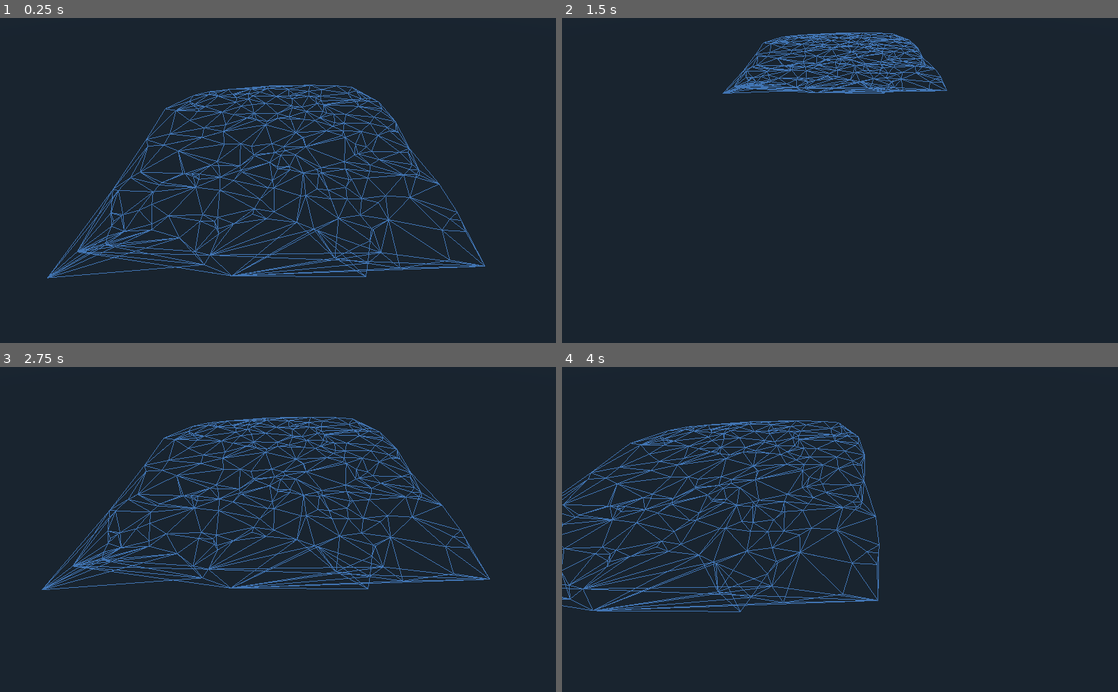
Above: before the commit, frames 1-4 (two rows, left to right).
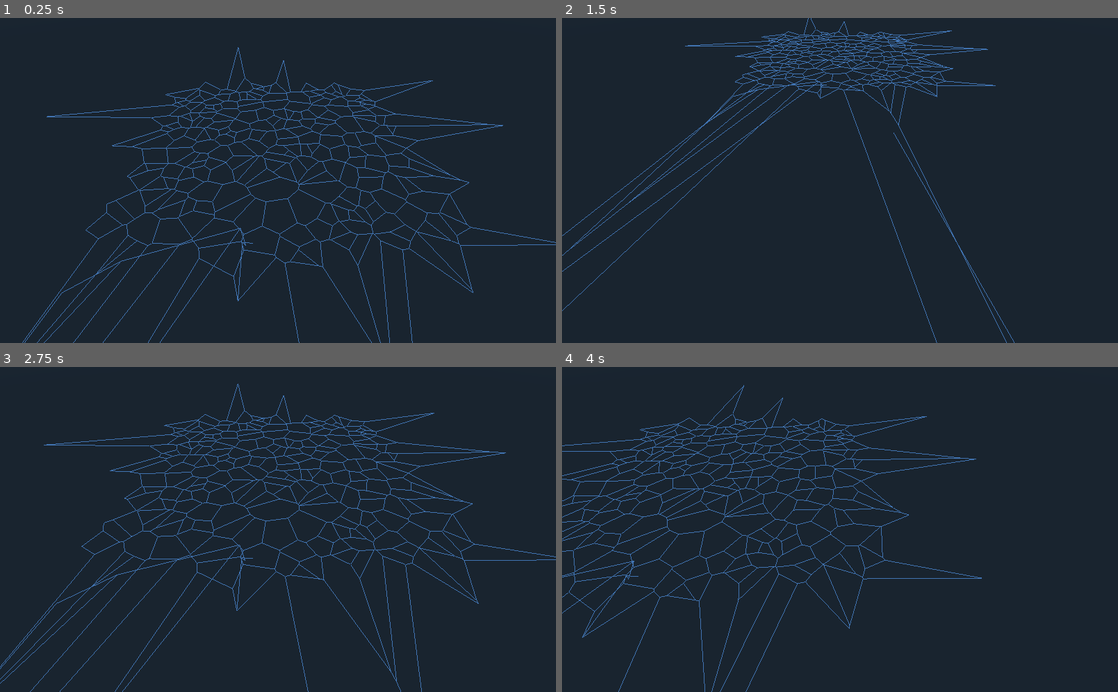
Above: after the commit, the same moments.

Repository: MichaelReel/Voronoi
Game: Godot game, scene res://Root.tscn
Same seed, same stepped clock (60 frames per second), same inputs: the game is played once before the commit and once after it.
Inputs:
- Up to frame 1 (0.25 s): no input
- Up to frame 2 (1.5 s): tap Enter at 0.5 s; hold Keypad 5 (camera_backward) 0.53-1.28 s; tap Keypad 1 (camera_down) at 1.35 s
- Up to frame 3 (2.75 s): tap Space at 2 s; hold Keypad 8 (camera_forward) from 2.03 s (still down)
- Up to frame 4 (4 s): release Keypad 8 (camera_forward) at 2.78 s; tap Keypad 4 (camera_left) at 2.85 s; tap Enter at 3.5 s; hold Keypad 6 (camera_right) from 3.53 s (still down)

The runs differ from the first frame. In frame 1, 8.1% of the frame differs, in the area x 4-100%, y 8-100%; in frame 2, 3.8%; in frame 3, 8.1%; in frame 4, 7.3%.

Commit message:
Added a basic voronoi diagram.

Diff:
--- a/Delaunay.gd
+++ b/Delaunay.gd
@@ -9,18 +9,11 @@
 	# append points to the array points[]
 	# call do_delaunay()
 
-export var demo_mode = true
-export var horizontal = true # XZ or XY
 export var wireframe = true
 export var smooth_shading = false
-export var random_h = true
-export var add_points = true
 
 # I don't know the real epsilon in Godot, but this works
 var float_Epsilon = 0.000001
-
-# timer for adding points
-var t = -1.0
 
 # A Vector3-array for delaunay triangulator
 var points = []
@@ -42,10 +35,6 @@
 
 func _on_SmoothShading_CheckBox_toggled( pressed ):
 	smooth_shading = pressed
-
-func _on_RandomHeight_CheckBox_toggled( pressed ):
-	random_h = pressed
-	points.clear()
 
 func update_counters():
 	var s = "Verts: " + str(verts.size())
@@ -53,41 +42,6 @@
 	s += "\n\nFPS: " + str(Engine.get_frames_per_second())
 	s += "\nmsec: " + str(generation_time)
 	status_text = s
-	# get_node("/root/Main/Counters").set_text(s)
-
-func _ready():
-	if demo_mode:
-		set_process(true)
-
-func _process(delta):
-
-	# Keep adding more points and triangulate the result
-	t+=delta
-	if t >= 0.2: # 5 points / second
-		t=0
-
-		if not add_points:
-			return
-
-		# randomize height-values just for fun
-		var r = 0.0
-		if random_h:
-			r = randf()*10
-
-		# add points for triangulation
-		if horizontal:
-			points.append(Vector3(50-randf()*100, r, 50-randf()*100))
-		else:
-			points.append(Vector3(50-randf()*100, 50-randf()*100, r))
-
-		# triangulate if there is enough points
-		if points.size() >= 3:
-			do_delaunay()
-
-		# Clear points if there is too much lag
-		if Engine.get_frames_per_second() <= 30:
-			points.clear()
-			t = -2.0
 
 func do_delaunay():
 	generation_time = OS.get_ticks_msec()
@@ -103,6 +57,7 @@
 
 	generation_time = OS.get_ticks_msec() - generation_time
 	update_counters()
+	print(status_text)
 
 func Triangulate():
 
@@ -119,12 +74,15 @@
 
 	# Create triangle indices
 	tris = TriangulatePolygon(verts)
+	for tri in tris:
+		create_circumcenter(tri)
+		create_connected(tri)
+
 
 func CreateSurface():
 
 	# Clear previous data from SurfaceTool
 	surfTool.clear()
-	var color = Color(1.0, 1.0, 1.0, 1.0)
 
 	# Select primitive mode
 	if wireframe:
@@ -139,12 +97,7 @@
 	# Add vertices and UV to SurfaceTool
 	var i = 0
 	while i < verts.size():
-		if wireframe:
-			surfTool.add_color(color)
-		elif horizontal:
-			surfTool.add_uv(Vector2(verts[i].x/100+0.5,verts[i].z/100+0.5))
-		else:
-			surfTool.add_uv(Vector2(verts[i].x/100+0.5,-verts[i].y/100+0.5))
+		surfTool.add_uv(Vector2(verts[i].x/100+0.5,verts[i].z/100+0.5))
 		surfTool.add_vertex(verts[i])
 		i += 1
 
@@ -191,10 +144,14 @@
 	var p1
 	var p2
 	var p3
+	var circumcenter
+	var connected
+
 	func _init(var point1, var point2, var point3):
 		p1 = point1
 		p2 = point2
 		p3 = point3
+
 class Edge:
 	var p1
 	var p2
@@ -207,6 +164,8 @@
 
 func TriangulatePolygon(XZofVertices):
 	var VertexCount = XZofVertices.size()
+
+	# Find minimum and maximum x and y values
 	var xmin = XZofVertices[0].x
 	var ymin = XZofVertices[0].y
 	var xmax = xmin
@@ -221,33 +180,36 @@
 		ymax = max(ymax, v.y)
 		i += 1
 
+	# Find the x and y ranges and mids
 	var dx = xmax - xmin
 	var dy = ymax - ymin
 	var dmax = max(dx,dy)
 	var xmid = (xmax + xmin) * 0.5
 	var ymid = (ymax + ymin) * 0.5
 
+	# Copy the input vertices into the expandedXZ array
 	var ExpandedXZ = Array()
 	i = 0
 	while i < XZofVertices.size():
 		var v = XZofVertices[i]
-		if horizontal:
-			ExpandedXZ.append(Vector3(v.x, -v.z, v.y))
-		else:
-			ExpandedXZ.append(Vector3(v.x, v.y, v.z))
+		ExpandedXZ.append(Vector3(v.x, -v.z, v.y))
 		i += 1
 
+	# Add 3 somewhat weird vertices (enclosing tri)
 	ExpandedXZ.append(Vector2((xmid - 2 * dmax), (ymid - dmax)))
 	ExpandedXZ.append(Vector2(xmid, (ymid + 2 * dmax)))
 	ExpandedXZ.append(Vector2((xmid + 2 * dmax), (ymid - dmax)))
 
 	var TriangleList = Array()
+	# Add an weird triangle made from the 3 weird vertices above
 	TriangleList.append(Triangle.new(VertexCount, VertexCount + 1, VertexCount + 2))
 	var ii1 = 0
 	while ii1 < VertexCount:
+		# For each of the original XZofVertices vertices
 		var Edges = Array()
 		var ii2 = 0
 		while ii2 < TriangleList.size():
+			#
 			if TriangulatePolygonSubFunc_InCircle(ExpandedXZ[ii1], ExpandedXZ[TriangleList[ii2].p1], ExpandedXZ[TriangleList[ii2].p2], ExpandedXZ[TriangleList[ii2].p3]):
 				Edges.append(Edge.new(TriangleList[ii2].p1, TriangleList[ii2].p2))
 				Edges.append(Edge.new(TriangleList[ii2].p2, TriangleList[ii2].p3))
@@ -322,3 +284,36 @@
 	dy = p.y - yc
 	var drsqr = dx * dx + dy * dy
 	return (drsqr <= rsqr)
+
+# Some extra calculations
+
+func create_circumcenter(tri):
+	var d21 = verts[tri.p2] - verts[tri.p1]
+	var d32 = verts[tri.p3] - verts[tri.p2]
+	var d13 = verts[tri.p1] - verts[tri.p3]
+	var det = d32.x * d21.z - d21.x * d32.z
+	assert (abs(det) >= float_Epsilon) # Triangle points should not be colinear.
+	det *= 2
+	var sqr1 = verts[tri.p1].x * verts[tri.p1].x + verts[tri.p1].z * verts[tri.p1].z
+	var sqr2 = verts[tri.p2].x * verts[tri.p2].x + verts[tri.p2].z * verts[tri.p2].z
+	var sqr3 = verts[tri.p3].x * verts[tri.p3].x + verts[tri.p3].z * verts[tri.p3].z
+	var cx =  (sqr1 * d32.z + sqr2 * d13.z + sqr3 * d21.z) / det
+	var cy = 0
+	var cz = -(sqr1 * d32.x + sqr2 * d13.x + sqr3 * d21.x) / det
+	tri.circumcenter = Vector3(cx, cy, cz)
+
+func create_connected(tri):
+	# basically find any other triangles that share 2 vertices
+	var this = [tri.p1, tri.p2, tri.p3]
+	var connected_tris = []
+	var i = 0
+	while connected_tris.size() < 3 and i < tris.size():
+		var score = 0
+		var other = [tris[i].p1, tris[i].p2, tris[i].p3]
+		for t in this:
+			for o in other:
+				score += 1 if t == o else 0
+		if score == 2:
+			connected_tris.append(i)
+		i+=1
+	tri.connected = connected_tris
--- a/Generator.gd
+++ b/Generator.gd
@@ -1,38 +1,26 @@
 extends Spatial
 
-# # looking at porting the (rather slow) voronoi/delaunay algorithm from:
-# # https://bitbucket.org/mykilr/toodeetanks/src/master/proj/TooDeeTanks-core/src/com/chaoslemmings/mykilr/tdtank/common/utils/DelaunayDiagram.java
-# #
 # # Later, should look at fortunes algorithm
 
 export (int) var vertex_count = 256
-
-# class Edge:
-# 	var vertices = []       # array of Vector3
-# 	var triangles = []      # array of Polygon
-
-# class Polygon:
-	# var vertices = []       # array of Vector3
-# 	var edges = []          # array of Edge
-# 	var circumcenter        # Vector3
+export (int) var seedy = 0
 
 var delaunay_vertices = []  # Vector3
-# var delaunay_edges = []     # Edge
-# var delaunay_triangles = [] # Polygon
-
-# var voronoi_vertices = []   # Vector3
-# var voronoi_edges = []      # Edge
-# var voronoi_polygons = []   # Polygon
 
 func _ready():
-# 	# Called every time the node is added to the scene.
-# 	# Initialization here
+
+	# Called every time the node is added to the scene.
+	# Initialization here
+	seed(seedy)
 	create_vertices()
+
+# 	improve_vertices()
+
 	$Delaunay.points = delaunay_vertices
 	$Delaunay.do_delaunay()
 
-# 	improve_vertices()
-# 	calculate_corners()
+	$Voronoi.delaunay_tris = $Delaunay.tris
+	$Voronoi.do_voronoi()
 
 func create_vertices():
 	for i in range(vertex_count):
@@ -40,9 +28,3 @@
 
 # func improve_vertices():
 # 	pass
-
-# func calculate_corners():
-# 	pass
-
-# func triangulate():
-# 	pass
--- a/Root.tscn
+++ b/Root.tscn
@@ -1,8 +1,9 @@
-[gd_scene load_steps=6 format=2]
+[gd_scene load_steps=7 format=2]
 
 [ext_resource path="res://Generator.gd" type="Script" id=1]
 [ext_resource path="res://Delaunay.gd" type="Script" id=2]
-[ext_resource path="res://CameraControl.gd" type="Script" id=3]
+[ext_resource path="res://Voronoi.gd" type="Script" id=3]
+[ext_resource path="res://CameraControl.gd" type="Script" id=4]
 
 [sub_resource type="Shader" id=1]
 
@@ -23,9 +24,11 @@
 
 script = ExtResource( 1 )
 vertex_count = 256
+seedy = 0
 
 [node name="Delaunay" type="MeshInstance" parent="Generator" index="0"]
 
+visible = false
 layers = 1
 material_override = SubResource( 2 )
 cast_shadow = 1
@@ -39,17 +42,31 @@
 skeleton = NodePath("..")
 script = ExtResource( 2 )
 _sections_unfolded = [ "Geometry" ]
-demo_mode = false
-horizontal = true
 wireframe = true
 smooth_shading = false
-random_h = true
-add_points = false
+
+[node name="Voronoi" type="MeshInstance" parent="Generator" index="1"]
+
+layers = 1
+material_override = SubResource( 2 )
+cast_shadow = 1
+extra_cull_margin = 0.0
+use_in_baked_light = false
+lod_min_distance = 0.0
+lod_min_hysteresis = 0.0
+lod_max_distance = 0.0
+lod_max_hysteresis = 0.0
+mesh = null
+skeleton = NodePath("..")
+script = ExtResource( 3 )
+_sections_unfolded = [ "Geometry" ]
+wireframe = true
+smooth_shading = false
 
 [node name="CameraMount" type="Spatial" parent="." index="1"]
 
 transform = Transform( 1, 0, 0, 0, 1, 0, 0, 0, 1, 0.5, 0.5, 1.2 )
-script = ExtResource( 3 )
+script = ExtResource( 4 )
 _sections_unfolded = [ "Transform" ]
 speed = 1.0
 
--- /dev/null
+++ b/Voronoi.gd
@@ -0,0 +1,112 @@
+extends MeshInstance
+
+export var wireframe = true
+export var smooth_shading = false
+
+# A Vector3-array for delaunay triangulator
+var delaunay_tris = []
+
+# Stuff for generating mesh
+var surfTool = SurfaceTool.new()
+var verts = []
+var edges = []
+
+# How long does vonoroi take
+var generation_time = 0.0
+
+# Status text
+var status_text = ""
+
+# Controls
+func _on_Wireframe_CheckBox_toggled( pressed ):
+	wireframe = pressed
+
+func _on_SmoothShading_CheckBox_toggled( pressed ):
+	smooth_shading = pressed
+
+func update_counters():
+	var s = "Verts: " + str(verts.size())
+	s += "\nEdges: " + str(edges.size())
+	s += "\n\nFPS: " + str(Engine.get_frames_per_second())
+	s += "\nmsec: " + str(generation_time)
+	status_text = s
+
+func do_voronoi():
+	generation_time = OS.get_ticks_msec()
+
+	# Do the Voronoi calculations
+	create_voronoi_graph()
+
+	# Use SurfaceTool to create a surface
+	CreateSurface()
+
+	# Create a mesh from the SurfaceTool
+	self.set_mesh(CreateMesh())
+
+	generation_time = OS.get_ticks_msec() - generation_time
+	update_counters()
+	print(status_text)
+
+func CreateSurface():
+
+	# Clear previous data from SurfaceTool
+	surfTool.clear()
+
+	# Wireframe mode only unless we split voronoi polygons
+	surfTool.begin(Mesh.PRIMITIVE_LINES)
+
+	# Smooth or flat shading
+	if smooth_shading:
+		surfTool.add_smooth_group(true)
+
+	# Add vertices and UV to SurfaceTool
+	var i = 0
+	while i < verts.size():
+		surfTool.add_uv(Vector2(verts[i].x/100+0.5,verts[i].z/100+0.5))
+		surfTool.add_vertex(verts[i])
+		i += 1
+
+	# Add indices to SurfaceTool
+	i = 0
+	while i < edges.size():
+		surfTool.add_index(edges[i].p1)
+		surfTool.add_index(edges[i].p2)
+		i += 1
+	return surfTool
+
+func CreateMesh():
+
+	# Create a new mesh
+	var mesh = Mesh.new()
+
+	# Create mesh with SurfaceTool
+	surfTool.index()
+	surfTool.commit(mesh)
+
+	return mesh
+
+class Edge:
+	var p1
+	var p2
+	func _init(var point1, var point2):
+		p1 = point1
+		p2 = point2
+	func Equals(var other):
+		return ((p1 == other.p2) && (p2 == other.p1)) || ((p1 == other.p1) && (p2 == other.p2))
+
+func create_voronoi_graph():
+
+	# The circumcentres of the delaunay triangles make up the vertices
+	# The edges are between circumcenters of connected triangles
+	var ti = 0
+	while ti < delaunay_tris.size():
+		verts.append(delaunay_tris[ti].circumcenter)
+		ti += 1
+	# Add edges for each connected triangle
+	ti = 0
+	while ti < delaunay_tris.size():
+		for con_vert_ind in delaunay_tris[ti].connected:
+			# Try to avoid duplicating edges
+			if con_vert_ind > ti:
+				edges.append(Edge.new(ti, con_vert_ind))
+		ti += 1
